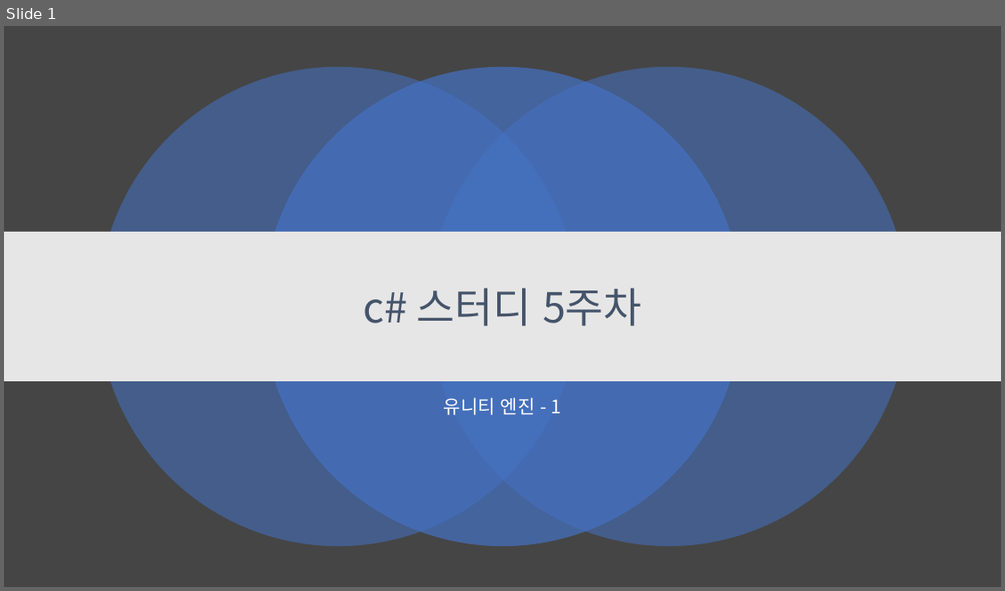
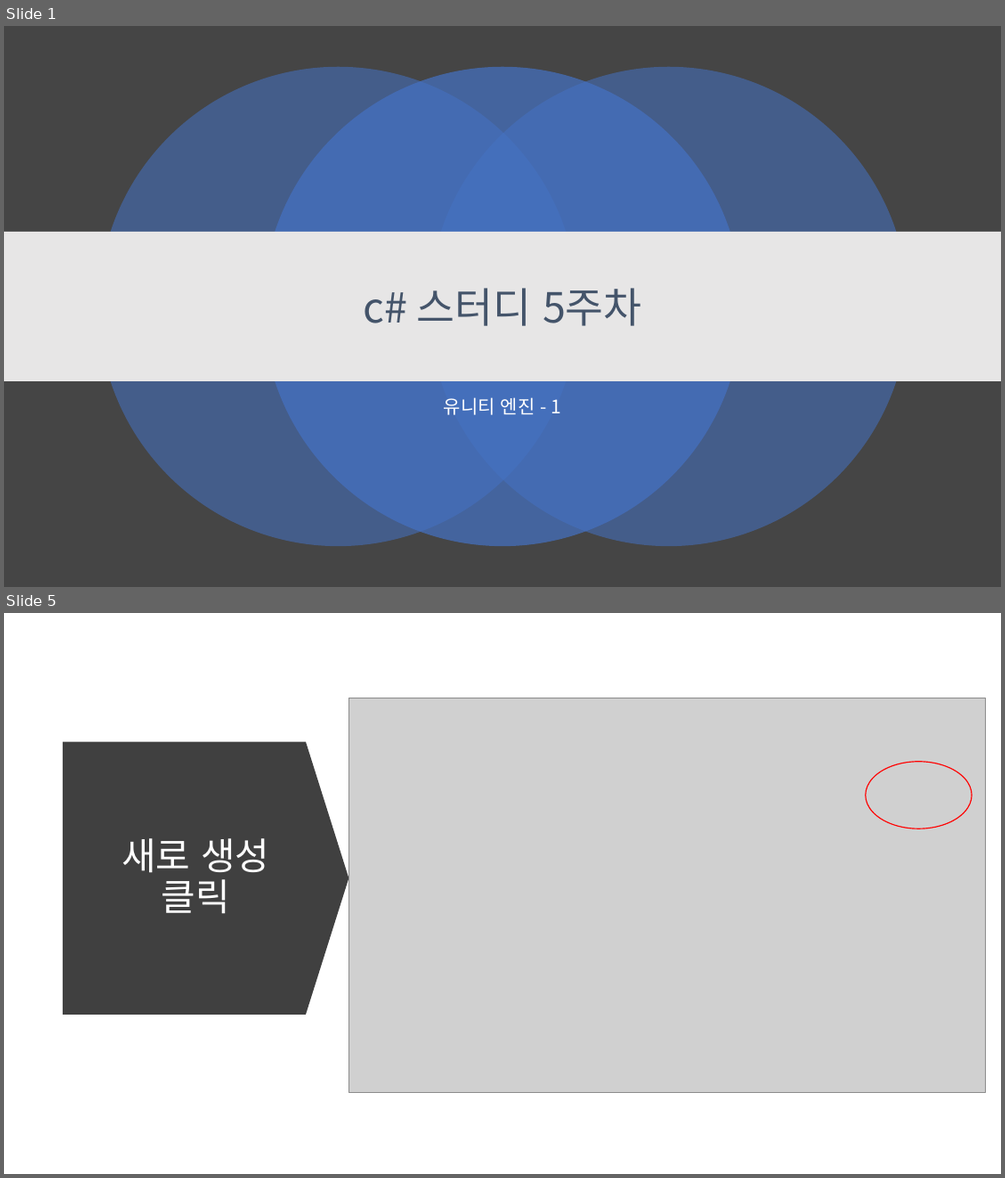
Before and after one commit to kjh99660/Study_powerpoint, a slide deck: c# 스터디 5주 차.pptx. Shown one above the other, each under a label of ours: slide 1 before the commit, slides 1 and 5 after it; the slides between them are not shown. The pictures are 1005x591 and 1005x1178 pixels, drawn with LibreOffice and Linux fonts; fonts in the diff are those of the drawing; grey boxes stand for pictures. Boxes give left, top, right and bottom in pixels: in the first picture for what was removed or moved away, otherwise in the second. Text is boxed around its words. In the diff, an @@ line names an element or a change of style, - is before the commit and + after.

```diff
--- a/c# 스터디 5주 차.pptx
+++ b/c# 스터디 5주 차.pptx
@@ slide 5 added at (4,613,1001,1174), background #FFFFFF @@
@@ picture added at (349,698,986,1093) @@
@@ down arrow added at (63,742,349,1014), fill #404040 @@
@@ ellipse added at (866,762,971,829), outline #FF0000 1 pt @@
@@ title added at (121,838,269,914), 36 pt, text #FFFFFF @@
+새로 생성
+클릭
```
Also in this commit, not shown: 21 other slides added, 1 slide removed, 3 other files.
